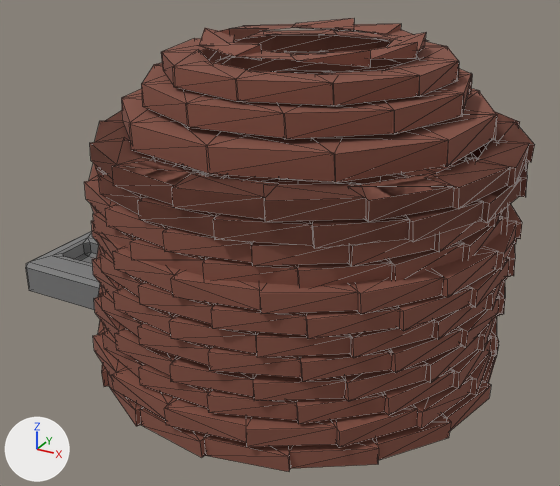
One commit to the Blender file assets/blender_models/stations/smelter.blend: the scene before it, then after it.
Both versions are drawn from a camera (50 mm lens) standing at (1.09, -2.19, 1.43) and looking at (-0.09, -0.03, 0.36). Arrows for +X, +Y and +Z are at lower left; the lights stay in place. The picture after the commit comes second. Mesh edges are drawn as thin lines.

Before the edit, the objects in view are built like this:
```python
me_cube_020 = bpy.data.meshes.new('Cube.020')
me_cube_020.from_pydata(...)  # 2291 vertices, 3443 faces; spans x -0.96..-0.124, y -0.765..0.076, z 0.025..0.654
me_cube_020.materials.append(mat_material)  # brown #855143
me_cube_040 = bpy.data.meshes.new('Cube.040')
me_cube_040.from_pydata(...)  # 16 vertices, 14 faces; spans x -1.0..1.0, y -1.0..1.0, z -1.0..0.91
me_cube_040.materials.append(mat_material_001)  # grey #7c7c7c
ob_cube = bpy.data.objects.new('Cube', me_cube_040)
ob_cube.location = (-0.957, 0.0, 0.053)
ob_cube.scale = (0.218, 0.218, 0.0669)
_m = ob_cube.modifiers.new('Bevel', 'BEVEL')
ob_cube_020 = bpy.data.objects.new('Cube.020', me_cube_020)
ob_cube_020.location = (0.909, 0.565, -0.052)
ob_cube_020.scale = (1.72, 1.72, 1.72)
```
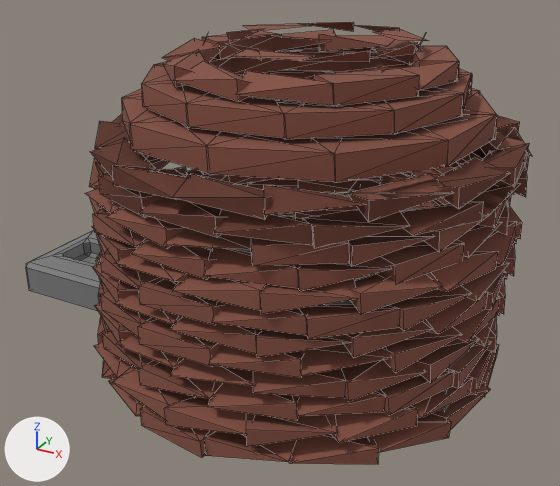
The edits, one by one:
Object 'Cube.020' (ob_cube_020) gains a DECIMATE modifier named 'Decimate'.
Modifier setting: ratio = 0.641.

Location of each change, [x1, y1, x2, y2] in pixels of the pictures (560 x 486 px):
'Cube.020', modifiers changed
    before: [84, 18, 535, 472]
    after: [85, 22, 532, 464]
